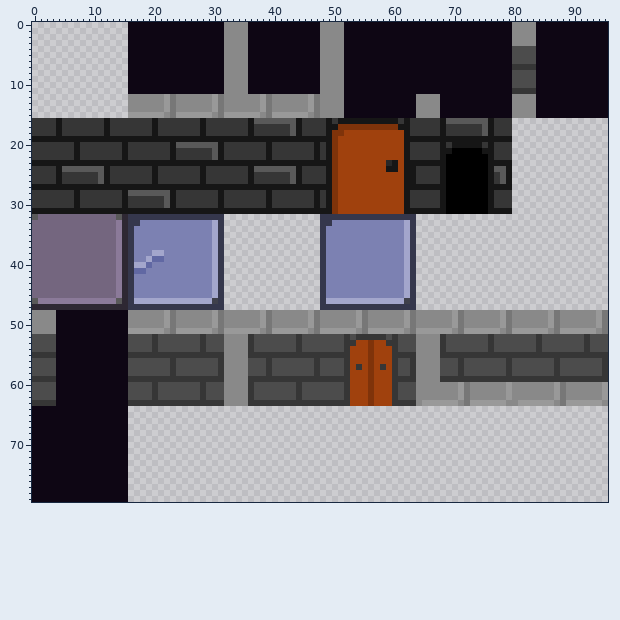
One commit to this sprite sheet: sprites/spr_t_wall_tiles/da49478d-c6ee-4c92-b6eb-a3c43b4b2533.png. The picture above is the old version.
The file is 96x80 pixels. Colours within 5 levels of each other are drawn and written as one.
New version:
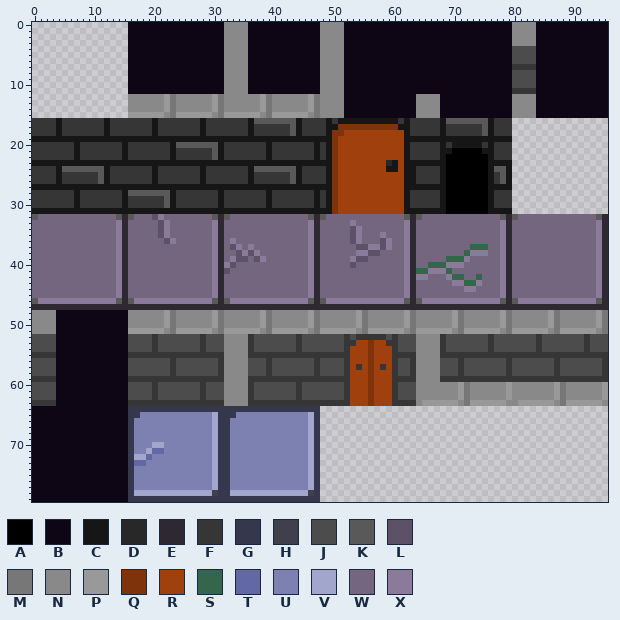
Palette (. is transparent): A #000000  B #0e0614  C #161616  D #282828  E #2e2833  F #363636  G #35374c  H #3f404b  J #4c4c4c  K #595959  L #5c5166  M #777777  N #898989  P #999999  Q #7f330a  R #a0410d  S #33664b  T #6168a3  U #7c81b2  V #a3a6cc  W #74667f  X #8b7a99
What changed:
Changed rows in their new state; - is an unchanged pixel.
first column x 16:
32 KWWWLXWWWWWWWWKEKWWWWWWWWWWWWWKEKWWWWWWWWWWWWWKEKWWWWWWWWWWWWWKEKWWWWWWWWWWWWWKE
33 WWWWWLXWWWWWWWXEWWWWWWWWWWWWWWXEWWWWWXWWWWWWWWXEWWWWWWWWWWWWWWXEWWWWWWWWWWWWWWXE
34 WWWWWLXWWWWWWWXEWWWWWWWWWWWWWWXEWWWWWLXWWWWWWWXEWWWWWWWWWWWWWWXEWWWWWWWWWWWWWWXE
35 WWWWWLXWWWWWWWXEWWWWWWWWWWWWWWXEWWWWWLXWWWXWWWXEWWWWWWWWWWWWWWXEWWWWWWWWWWWWWWXE
36 WWWWWWLXWWWWWWXEWXWWWWWWWWWWWWXEWWWWWLXWWWLXWWXEWWWWWWWWWWWWWWXEWWWWWWWWWWWWWWXE
37 WWWWWWWWWWWWWWXEWLXWXWWWWWWWWWXEWWWWWWLLXXLXWWXEWWWWWWWWWSSSWWXEWWWWWWWWWWWWWWXE
38 WWWWWWWWWWWWWWXEWWLXLXWWWWWWWWXEWWWWWWXXLLWWWWXEWWWWWWWWSXXXWWXEWWWWWWWWWWWWWWXE
39 WWWWWWWWWWWWWWXEWXLLWLXWWWWWWWXEWWWWWXLLWWWWWWXEWWWWWSSSXWWWWWXEWWWWWWWWWWWWWWXE
40 WWWWWWWWWWWWWWXEXLWWWWWWWWWWWWXEWWWWWLWWWWWWWWXEWWSSSXXXWWWWWWXEWWWWWWWWWWWWWWXE
41 WWWWWWWWWWWWWWXELWWWWWWWWWWWWWXEWWWWWWWWWWWWWWXESSXXXSWWWWWWWWXEWWWWWWWWWWWWWWXE
42 WWWWWWWWWWWWWWXEWWWWWWWWWWWWWWXEWWWWWWWWWWWWWWXEXXWWWXSSWWSWWWXEWWWWWWWWWWWWWWXE
43 WWWWWWWWWWWWWWXEWWWWWWWWWWWWWWXEWWWWWWWWWWWWWWXEWWWWWWXXSSXWWWXEWWWWWWWWWWWWWWXE
44 WWWWWWWWWWWWWWXEWWWWWWWWWWWWWWXEWWWWWWWWWWWWWWXEWWWWWWWWXXWWWWXEWWWWWWWWWWWWWWXE
45 WWWWWWWWWWWWWWXEWWWWWWWWWWWWWWXEWWWWWWWWWWWWWWXEWWWWWWWWWWWWWWXEWWWWWWWWWWWWWWXE
46 KXXXXXXXXXXXXXKEKXXXXXXXXXXXXXKEKXXXXXXXXXXXXXKEKXXXXXXXXXXXXXKEKXXXXXXXXXXXXXKE
47 EEEEEEEEEEEEEEEEEEEEEEEEEEEEEEEEEEEEEEEEEEEEEEEEEEEEEEEEEEEEEEEEEEEEEEEEEEEEEEEE
first column x 16:
64 GGGGGGGGGGGGGGGGGGGGGGGGGGGGGGGG
65 GGUUUUUUUUUUUUVGGGUUUUUUUUUUUUVG
66 GUUUUUUUUUUUUUVGGUUUUUUUUUUUUUVG
67 GUUUUUUUUUUUUUVGGUUUUUUUUUUUUUVG
68 GUUUUUUUUUUUUUVGGUUUUUUUUUUUUUVG
69 GUUUUUUUUUUUUUVGGUUUUUUUUUUUUUVG
70 GUUUVVUUUUUUUUVGGUUUUUUUUUUUUUVG
71 GUUVTTUUUUUUUUVGGUUUUUUUUUUUUUVG
72 GVVTUUUUUUUUUUVGGUUUUUUUUUUUUUVG
73 GTTUUUUUUUUUUUVGGUUUUUUUUUUUUUVG
74 GUUUUUUUUUUUUUVGGUUUUUUUUUUUUUVG
75 GUUUUUUUUUUUUUVGGUUUUUUUUUUUUUVG
76 GUUUUUUUUUUUUUVGGUUUUUUUUUUUUUVG
77 GUUUUUUUUUUUUUVGGUUUUUUUUUUUUUVG
78 GVVVVVVVVVVVVVHGGVVVVVVVVVVVVVHG
79 GGGGGGGGGGGGGGGGGGGGGGGGGGGGGGGG
Pixel boxes of the changes (left, top, right, bottom) in both pictures:
changed: (128, 214, 608, 310)
added: (128, 406, 320, 502)
